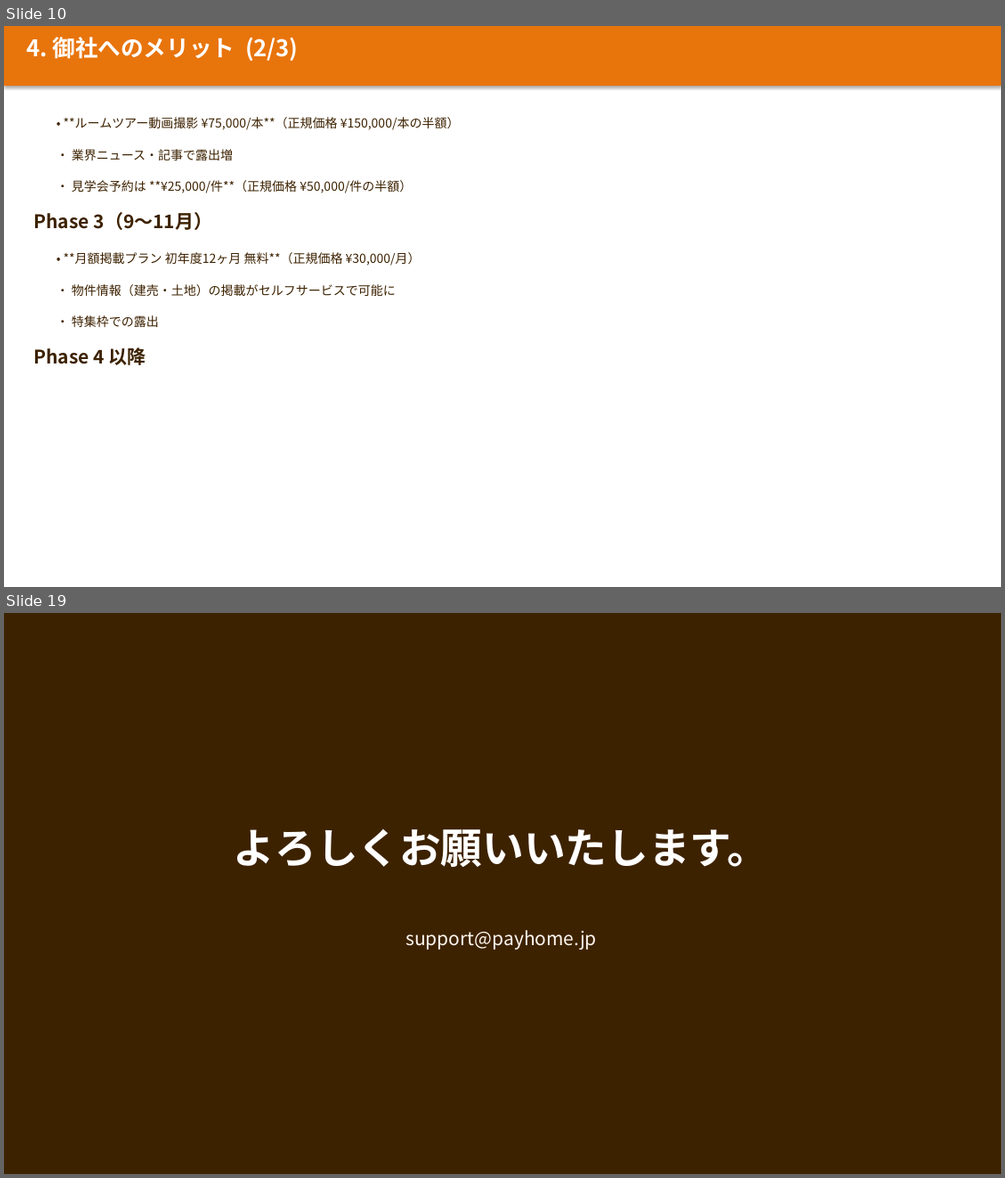
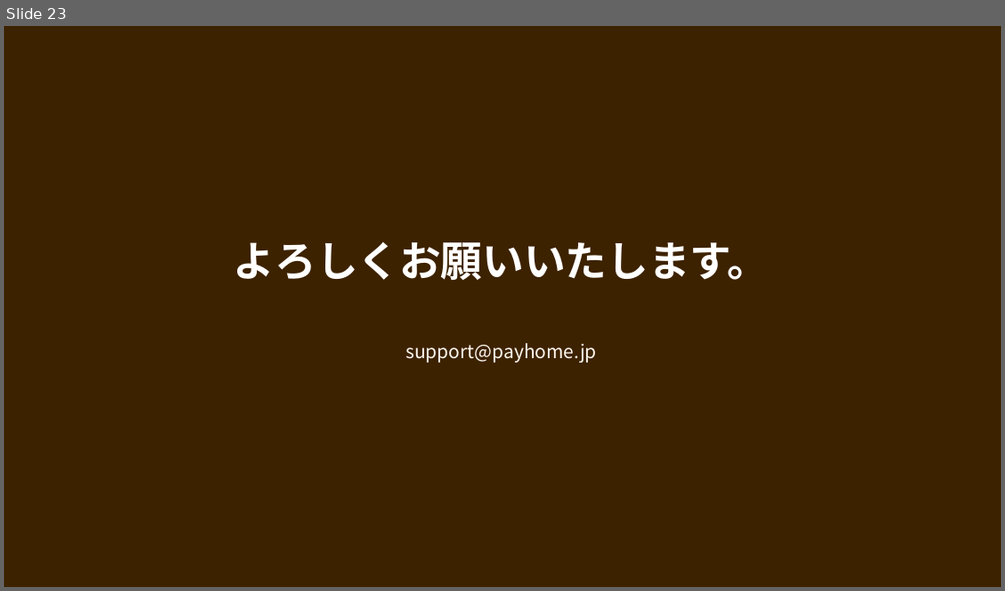
Before and after one commit to wazeka0412/payhome-next, a slide deck: docs/最新版/03_営業関係/工務店向け説明_MVP版.pptx. Shown one above the other, each under a label of ours: slides 10 and 19 before the commit, slide 23 after it; the slides between them are not shown. The pictures are 1005x1178 and 1005x591 pixels, drawn with LibreOffice and Linux fonts; fonts in the diff are those of the drawing. Boxes give left, top, right and bottom in pixels: in the first picture for what was removed or moved away, otherwise in the second. Text is boxed around its words. In the diff, an @@ line names an element or a change of style, - is before the commit and + after.

```diff
--- a/docs/最新版/03_営業関係/工務店向け説明_MVP版.pptx
+++ b/docs/最新版/03_営業関係/工務店向け説明_MVP版.pptx
@@ slide 10 removed at (x1=4, y1=26, x2=1001, y2=587), background #FFFFFF @@
@@ rectangle removed at (x1=4, y1=26, x2=1001, y2=86) @@
@@ text removed at (x1=26, y1=37, x2=299, y2=61) @@
-4. 御社へのメリット (2/3)
@@ text removed at (x1=64, y1=117, x2=460, y2=130) @@
-• **ルームツアー動画撮影 ¥75,000/本**（正規価格 ¥150,000/本の半額）
@@ text removed at (x1=72, y1=149, x2=233, y2=160) @@
-• 業界ニュース・記事で露出増
@@ text removed at (x1=72, y1=180, x2=412, y2=193) @@
-• 見学会予約は **¥25,000/件**（正規価格 ¥50,000/件の半額）
@@ text removed at (x1=34, y1=212, x2=213, y2=230) @@
-Phase 3（9〜11月）
@@ text removed at (x1=64, y1=252, x2=421, y2=265) @@
-• **月額掲載プラン 初年度12ヶ月 無料**（正規価格 ¥30,000/月）
@@ text removed at (x1=72, y1=284, x2=396, y2=297) @@
-• 物件情報（建売・土地）の掲載がセルフサービスで可能に
@@ text removed at (x1=72, y1=315, x2=159, y2=327) @@
-• 特集枠での露出
@@ text removed at (x1=34, y1=347, x2=146, y2=365) @@
-Phase 4 以降
@@ what was slide 19 is now slide 23 @@
```
Also in this commit, not shown: 12 slides changed, 10 slides added, 5 other slides removed, 21 other files.
